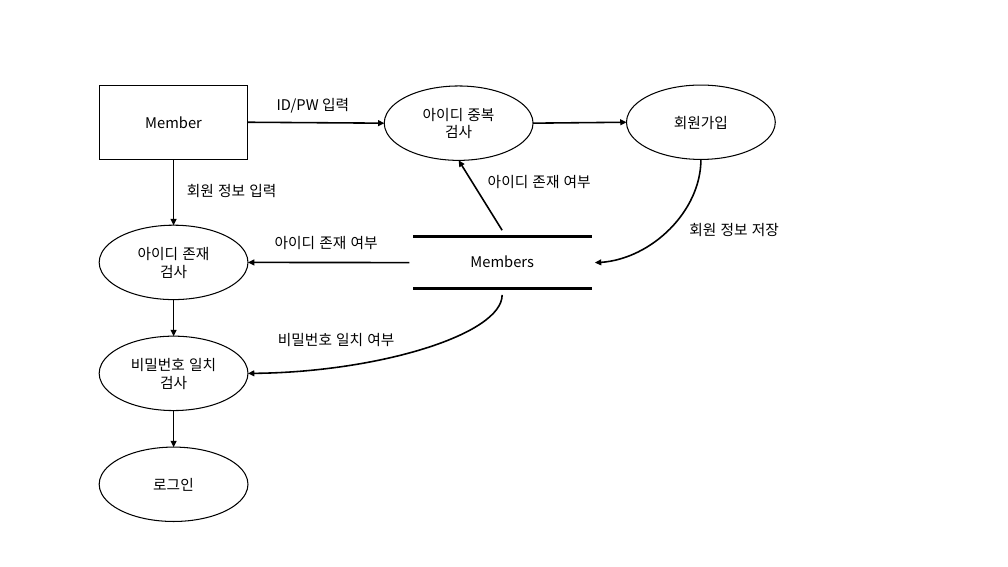
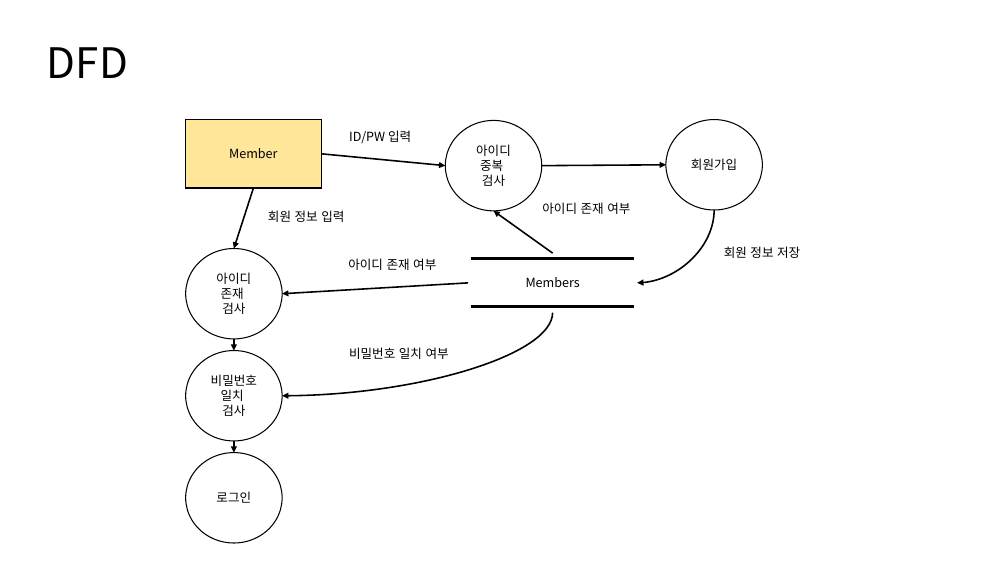
Before and after one commit to namdkgo/InhaCinema, a slide deck: slide 4 of document/인하씨네마DFD.pptx (slide 1 before the commit). Drawn at 1008x567 pixels with LibreOffice and Linux fonts; fonts in the diff are those of the drawing. Boxes give left, top, right and bottom in pixels: in the first picture for what was removed or moved away, otherwise in the second. Text is boxed around its words. In the diff, an @@ line names an element or a change of style, - is before the commit and + after.

```diff
--- a/document/인하씨네마DFD.pptx
+++ b/document/인하씨네마DFD.pptx
@@ text added at bbox=[47, 47, 128, 78], 40 pt, text #000000 @@
+DFD
@@ rectangle "Member": place and size @@
-rectangle "Member" at bbox=[99, 85, 248, 160]
+rectangle "Member" at bbox=[186, 119, 321, 188]
@@ rectangle "Member" at bbox=[186, 119, 321, 188]: size 14 to 12 pt; fill none to #FFE699 @@
@@ size 14 to 12 pt in 9 elements at bbox=[724, 246, 800, 258], bbox=[349, 347, 449, 359], bbox=[526, 277, 580, 287], bbox=[542, 202, 630, 214], bbox=[348, 258, 436, 270], bbox=[268, 210, 344, 222], bbox=[349, 130, 411, 143], bbox=[186, 453, 283, 544], bbox=[666, 119, 763, 210] @@
@@ ellipse "회원가입": place and size @@
-ellipse "회원가입" at bbox=[627, 85, 776, 160]
+ellipse "회원가입" at bbox=[666, 119, 763, 210]
@@ text "ID/PW 입력": place and size @@
-text "ID/PW 입력" at bbox=[277, 98, 349, 113]
+text "ID/PW 입력" at bbox=[349, 130, 411, 143]
@@ ellipse "아이디 중복": place and size @@
-ellipse "아이디 중복" at bbox=[384, 86, 533, 160]
+ellipse "아이디 중복" at bbox=[445, 120, 542, 211]
@@ text in ellipse at bbox=[476, 144, 511, 186]: text changed; size 14 to 12 pt @@
-아이디 중복 검사
+아이디 중복
+검사
@@ arrow moved from (248, 123) - (384, 123) to (321, 154) - (445, 166) @@
@@ arrow moved from (533, 123) - (627, 123) to (542, 166) - (666, 165) @@
@@ arrow moved from (174, 160) - (174, 225) to (253, 188) - (234, 249) @@
@@ text "회원 정보 입력": place and size @@
-text "회원 정보 입력" at bbox=[187, 184, 276, 197]
+text "회원 정보 입력" at bbox=[268, 210, 344, 222]
@@ text "아이디 존재 여부": place and size @@
-text "아이디 존재 여부" at bbox=[488, 175, 591, 188]
+text "아이디 존재 여부" at bbox=[542, 202, 630, 214]
@@ arrow moved from (502, 231) - (459, 160) to (553, 253) - (494, 211) @@
@@ curved arrow moved from (701, 160) - (595, 262) to (715, 210) - (637, 283) @@
@@ ellipse "아이디 존재": place and size @@
-ellipse "아이디 존재" at bbox=[99, 225, 248, 299]
+ellipse "아이디 존재" at bbox=[186, 249, 283, 340]
@@ text "아이디 존재 여부": place and size @@
-text "아이디 존재 여부" at bbox=[275, 236, 378, 249]
+text "아이디 존재 여부" at bbox=[348, 258, 436, 270]
@@ line moved from (591, 237) - (413, 237) to (634, 259) - (472, 259) @@
@@ text "회원 정보 저장": place and size @@
-text "회원 정보 저장" at bbox=[689, 223, 779, 236]
+text "회원 정보 저장" at bbox=[724, 246, 800, 258]
@@ text in ellipse at bbox=[216, 272, 251, 314]: text changed; size 14 to 12 pt @@
-아이디 존재 검사
+아이디 존재
+검사
@@ arrow moved from (409, 262) - (248, 262) to (468, 283) - (282, 294) @@
@@ text "Members": place and size @@
-text "Members" at bbox=[470, 255, 534, 267]
+text "Members" at bbox=[526, 277, 580, 287]
@@ curved arrow moved from (502, 295) - (248, 374) to (553, 313) - (282, 396) @@
@@ line moved from (591, 288) - (413, 288) to (634, 307) - (472, 307) @@
@@ ellipse "비밀번호 일치": place and size @@
-ellipse "비밀번호 일치" at bbox=[99, 337, 248, 411]
+ellipse "비밀번호 일치" at bbox=[186, 351, 283, 442]
@@ arrow moved from (174, 299) - (174, 337) to (234, 339) - (234, 351) @@
@@ text "비밀번호 일치 여부": place and size @@
-text "비밀번호 일치 여부" at bbox=[278, 333, 394, 346]
+text "비밀번호 일치 여부" at bbox=[349, 347, 449, 359]
@@ text in ellipse at bbox=[211, 374, 257, 416]: text changed; size 14 to 12 pt @@
-비밀번호 일치 검사
+비밀번호 일치
+검사
@@ arrow moved from (174, 411) - (174, 447) to (234, 441) - (234, 453) @@
@@ ellipse "로그인": place and size @@
-ellipse "로그인" at bbox=[99, 447, 248, 521]
+ellipse "로그인" at bbox=[186, 453, 283, 544]
```
Also in this commit, not shown: 2 other slides changed, 4 slides added.
